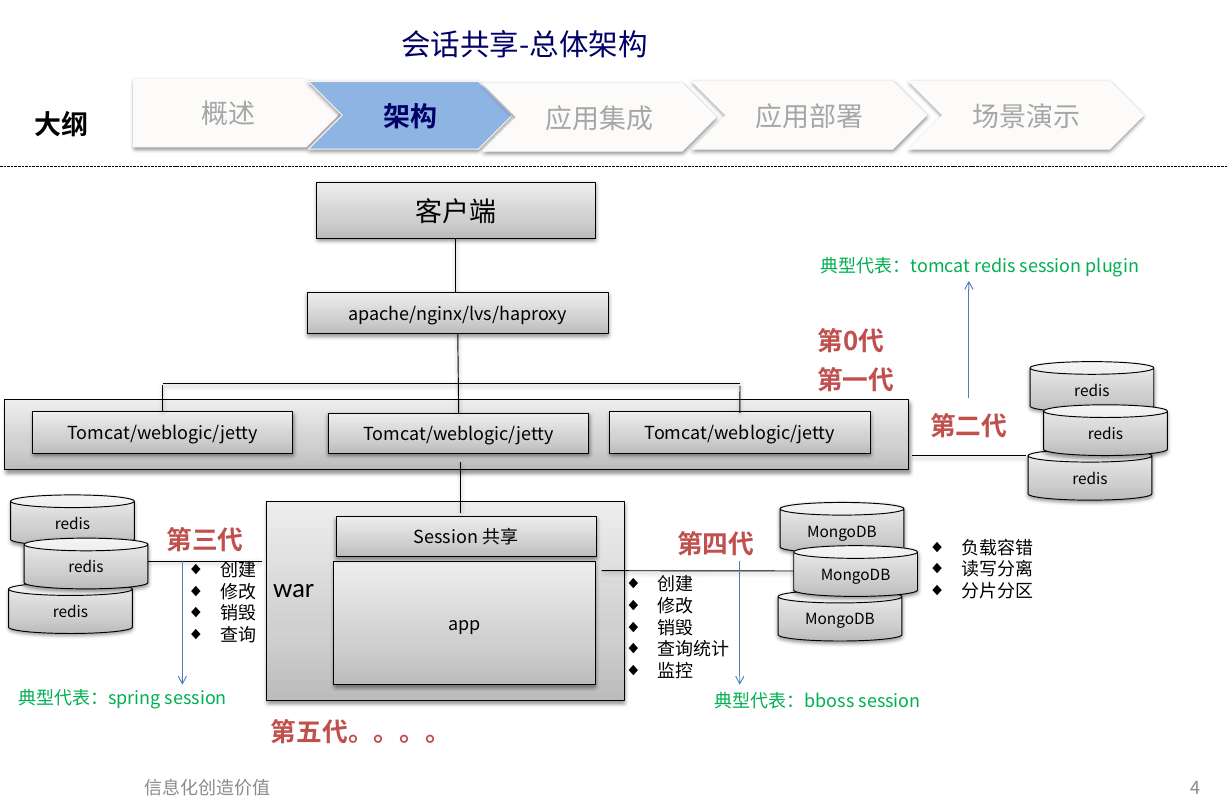
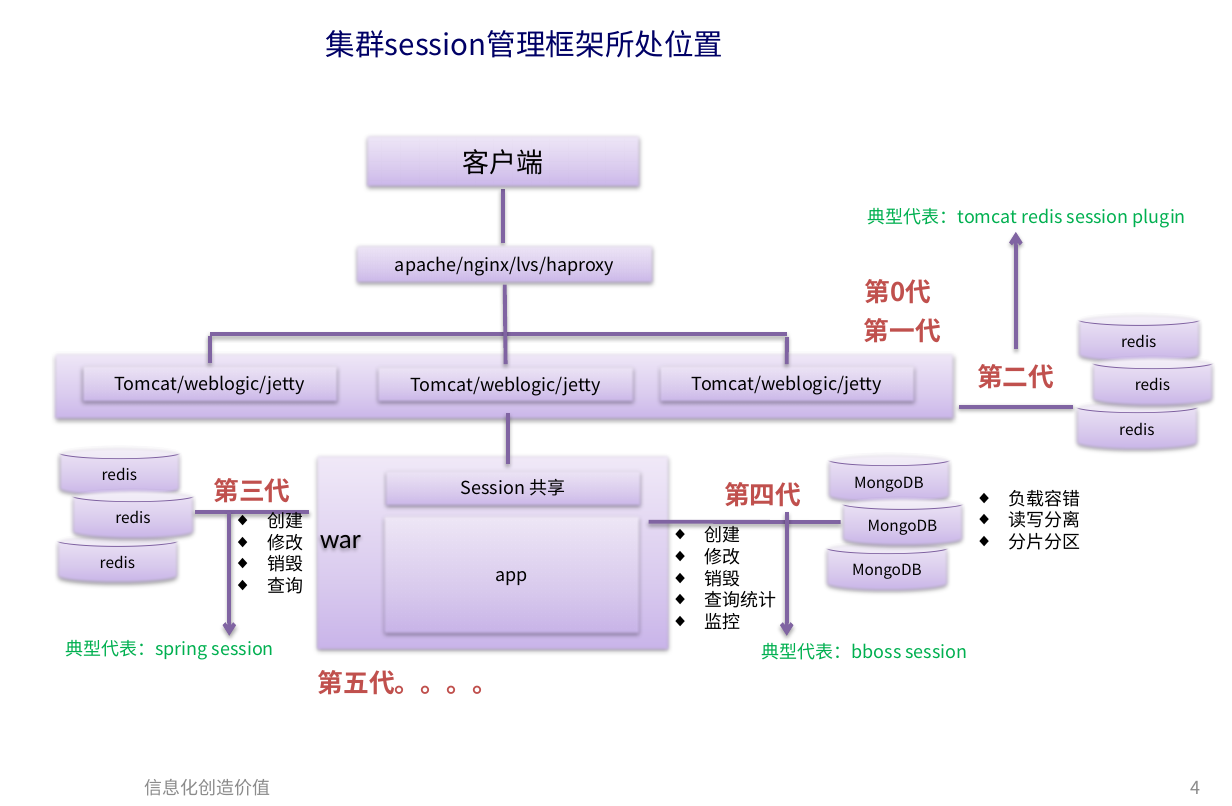
Before and after one commit to bbossgroups/bboss-document, a slide deck: slide 4 of 文档/bboss会话共享介绍.pptx. Drawn at 1232x806 pixels with LibreOffice and Linux fonts; fonts in the diff are those of the drawing. Boxes give left, top, right and bottom in pixels: in the first picture for what was removed or moved away, otherwise in the second. Text is boxed around its words. In the diff, an @@ line names an element or a change of style, - is before the commit and + after.

Commit message:
完善会话共享文档

```diff
--- a/文档/bboss会话共享介绍.pptx
+++ b/文档/bboss会话共享介绍.pptx
@@ title at box(326, 30, 723, 58): text changed @@
-会话共享-总体架构
+集群session管理框架所处位置
@@ pentagon arrow removed at box(134, 79, 340, 147) @@
-概述
@@ chevron removed at box(309, 81, 513, 149) @@
-架构
@@ chevron removed at box(482, 83, 715, 151) @@
-应用集成
@@ chevron removed at box(692, 81, 927, 149) @@
-应用部署
@@ chevron removed at box(909, 81, 1143, 149) @@
-场景演示
@@ text removed at box(34, 111, 88, 137) @@
-大纲
@@ line removed from (0, 166) to (1227, 166) @@
@@ line (503, 243) - (503, 189): stroke #000000 0.75 pt to #8064A2 3 pt @@
@@ arrow (1016, 349) - (1016, 232): stroke #4B7EBC 0.75 pt to #8064A2 3 pt @@
@@ 1 cylinder, 1 text, 1 line: place and size @@
-1 cylinder, 1 text, 1 line at box(457, 257, 1167, 456)
+1 cylinder, 1 text, 1 line at box(505, 208, 1214, 407)
@@ line (506, 364) - (505, 285): stroke #000000 0.75 pt to #8064A2 3 pt @@
@@ fill gradient #BDBDBD to #D1D1D1 to #EEEEEE to gradient #C9B5E8 to #D8CBEE to #F0EAF9; outline #000000 0.75 pt to #7D60A0 0.75 pt in 18 elements at box(55, 534, 179, 585), box(57, 446, 181, 497), box(375, 364, 636, 404), box(354, 243, 655, 285), box(383, 468, 643, 507), box(1077, 312, 1201, 363), box(825, 542, 949, 592), box(79, 363, 340, 405), box(364, 133, 642, 189), box(657, 363, 918, 405), box(827, 454, 951, 505), box(841, 496, 965, 547), box(381, 513, 642, 636), box(71, 489, 195, 540), box(1075, 400, 1199, 451), box(1091, 356, 1214, 407), box(313, 453, 671, 652), box(52, 350, 956, 421) @@
@@ line (787, 335) - (210, 335): stroke #000000 0.75 pt to #8064A2 3 pt @@
@@ line (210, 363) - (210, 335): stroke #000000 0.75 pt to #8064A2 3 pt @@
@@ 11 texts, 9 rectangles, 8 cylinders, 8 lines, 3 arrows: place and size @@
-11 texts, 9 rectangles, 8 cylinders, 8 lines, 3 arrows at box(5, 182, 1154, 744)
+11 texts, 9 rectangles, 8 cylinders, 8 lines, 3 arrows at box(52, 133, 1201, 695)
@@ line (787, 364) - (787, 337): stroke #000000 0.75 pt to #8064A2 3 pt @@
@@ line (507, 413) - (507, 464): stroke #000000 0.75 pt to #8064A2 3 pt @@
@@ line (1073, 407) - (958, 407): stroke #000000 0.75 pt to #8064A2 3 pt @@
@@ line (310, 512) - (195, 512): stroke #000000 0.75 pt to #8064A2 3 pt @@
@@ arrow (229, 512) - (229, 636): stroke #4B7EBC 0.75 pt to #8064A2 3 pt @@
@@ rectangle "war": place and size @@
-rectangle "war" at box(273, 584, 314, 597)
+rectangle "war" at box(310, 516, 376, 559)
@@ rectangle "war" at box(310, 516, 376, 559): outline none to #7D60A0 0.75 pt; shadow on @@
@@ line (841, 522) - (649, 521): stroke #000000 0.75 pt to #8064A2 3 pt @@
@@ arrow (787, 512) - (787, 636): stroke #4B7EBC 0.75 pt to #8064A2 3 pt @@
```
Also in this commit, not shown: 3 other slides changed.
